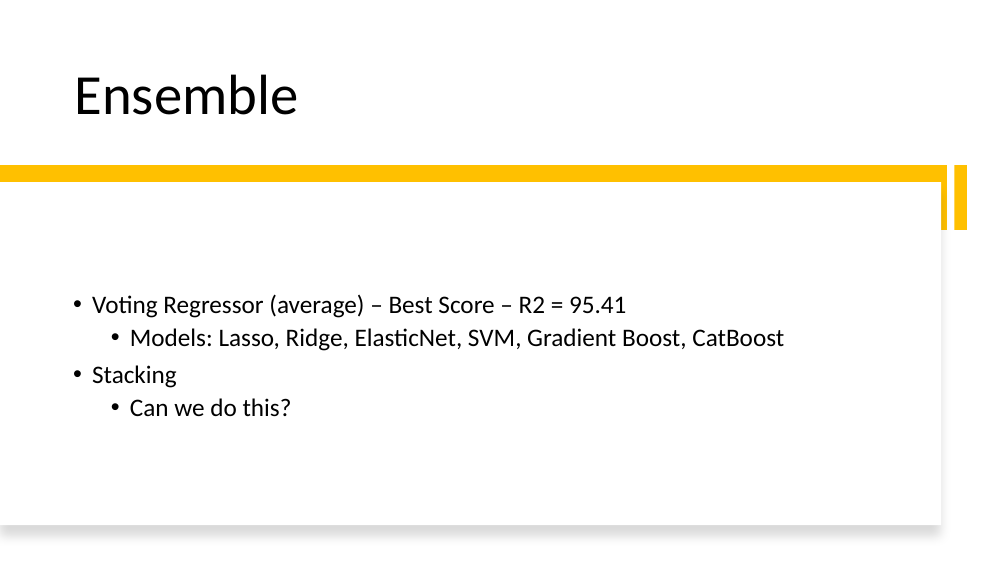
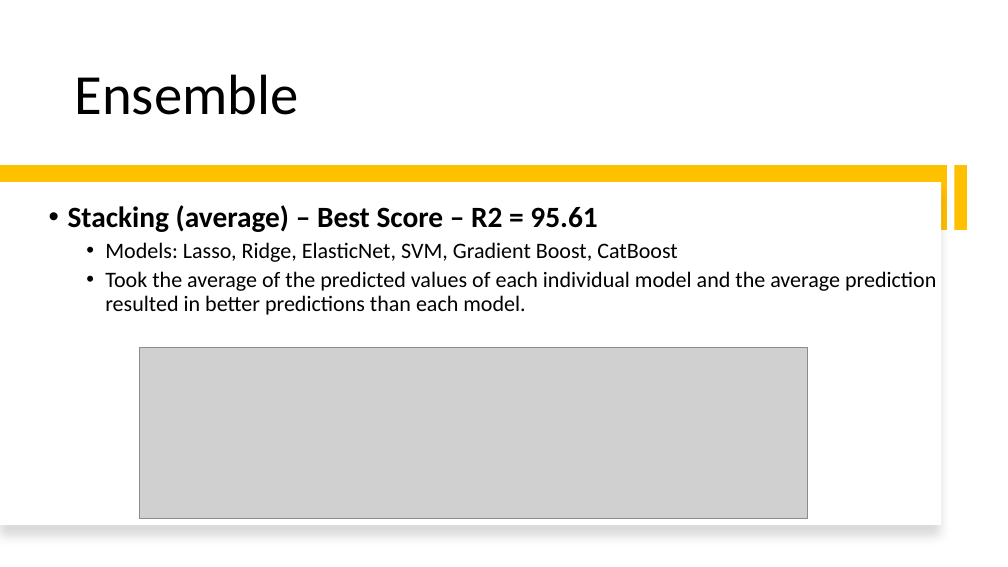
Before and after one commit to djhang99/housing_prices, a slide deck: slide 18 of Draft_Presentation.pptx. Drawn at 1008x567 pixels with LibreOffice and Linux fonts; fonts in the diff are those of the drawing; grey boxes stand for pictures. Boxes give left, top, right and bottom in pixels: in the first picture for what was removed or moved away, otherwise in the second. Text is boxed around its words. In the diff, an @@ line names an element or a change of style, - is before the commit and + after.

```diff
--- a/Draft_Presentation.pptx
+++ b/Draft_Presentation.pptx
@@ text "Stacking (average) – Best Score ...": place and size @@
-text "Stacking (average) – Best Score ..." at <box>92,294,784,417</box>
+text "Stacking (average) – Best Score ..." at <box>68,205,936,315</box>
@@ text at <box>68,205,597,232</box>: text changed; size 24 to 28 pt; bold on @@
-• Voting Regressor (average) – Best Score – R2 = 95.41
+• Stacking (average) – Best Score – R2 = 95.61
@@ text at <box>105,242,677,262</box>: size 24 to 21 pt in "Models: Lasso, Ridge, ElasticNet, SVM, Gradient Boost, ..." @@
@@ text at <box>105,271,936,315</box>: text changed; size 24 to 21 pt @@
-• Stacking
-  • Can we do this?
+  • Took the average of the predicted values of each individual model and the average prediction resulted in better predictions than each model.
@@ picture added at <box>139,348,808,519</box> @@
```
Also in this commit, not shown: 5 other slides changed, 5 other files.
